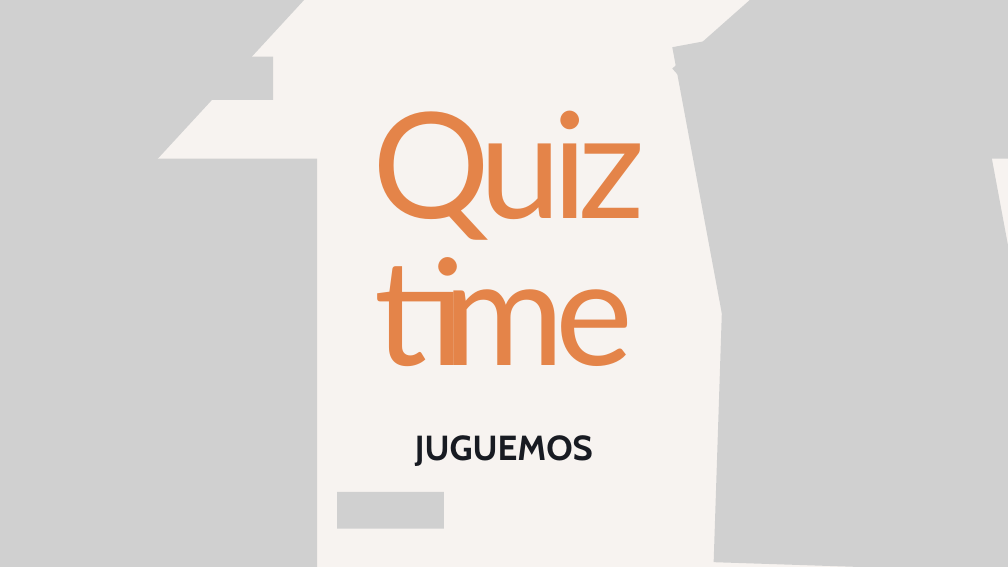
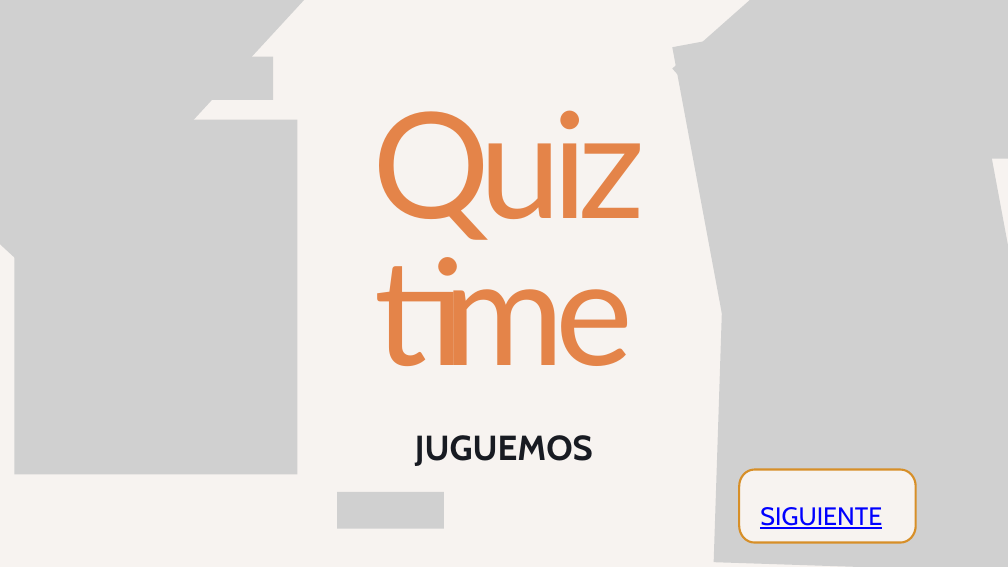
Before and after one commit to Galia-Landeros/EduMotion, a slide deck: slide 1 of assets/ppt/Green and Orange Illustrative Quiz Time Presentation.pptx. Drawn at 1008x567 pixels with LibreOffice and Linux fonts; fonts in the diff are those of the drawing; grey boxes stand for pictures; background and template pictures are left out. Boxes give left, top, right and bottom in pixels: in the first picture for what was removed or moved away, otherwise in the second. Text is boxed around its words. In the diff, an @@ line names an element or a change of style, - is before the commit and + after.

```diff
--- a/assets/ppt/Green and Orange Illustrative Quiz Time Presentation.pptx
+++ b/assets/ppt/Green and Orange Illustrative Quiz Time Presentation.pptx
@@ picture: place and size @@
-picture at (0,159,317,567)
+picture at (15,120,297,475)
@@ freeform shape added at (739,470,916,543), fill #F7F3F0, outline #D78F28 3 pt @@
@@ text added at (760,507,882,529), 36 pt, text #0000FF, underline @@
+  SIGUIENTE
```
Also in this commit, not shown: 11 other slides changed, 11 other files.
